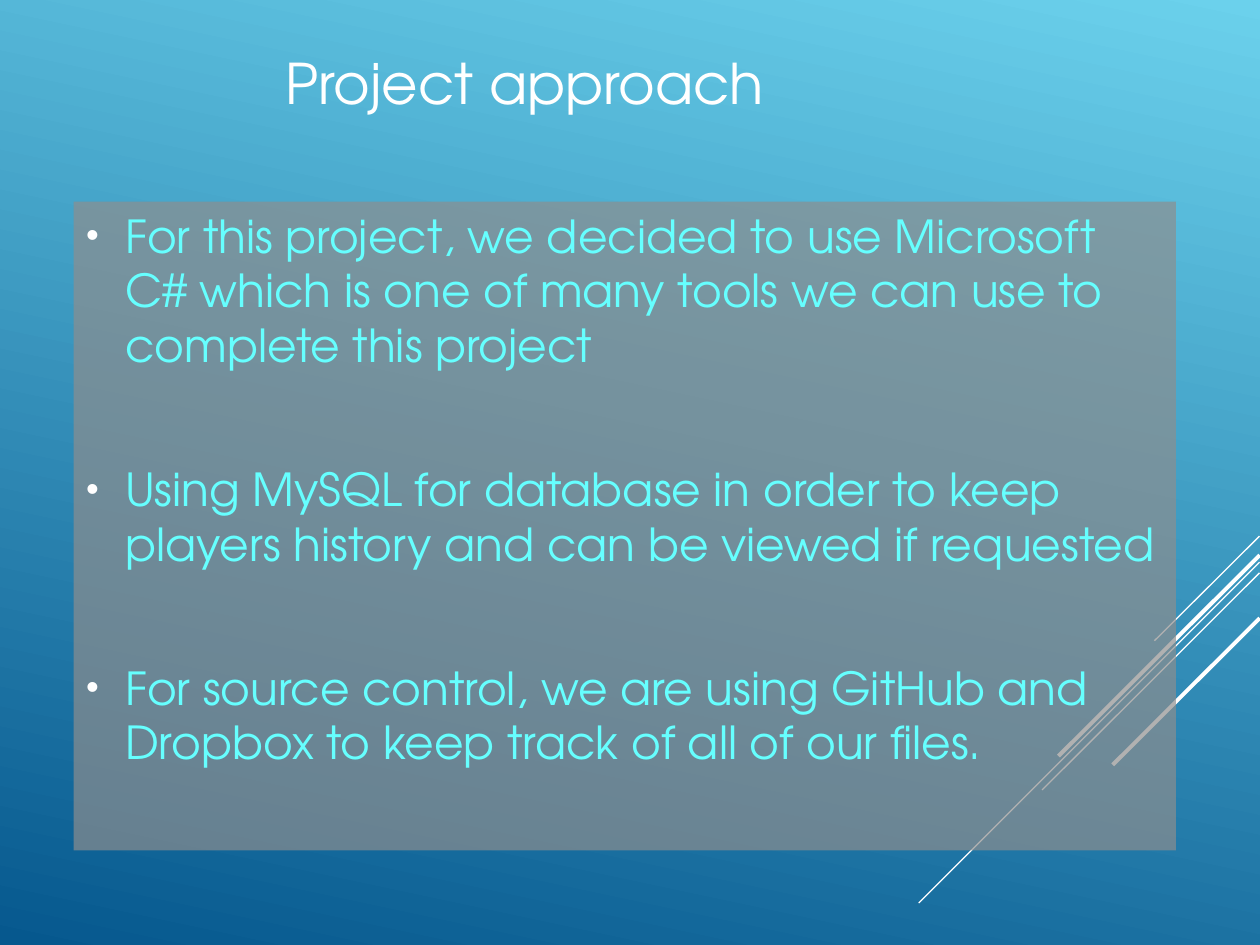
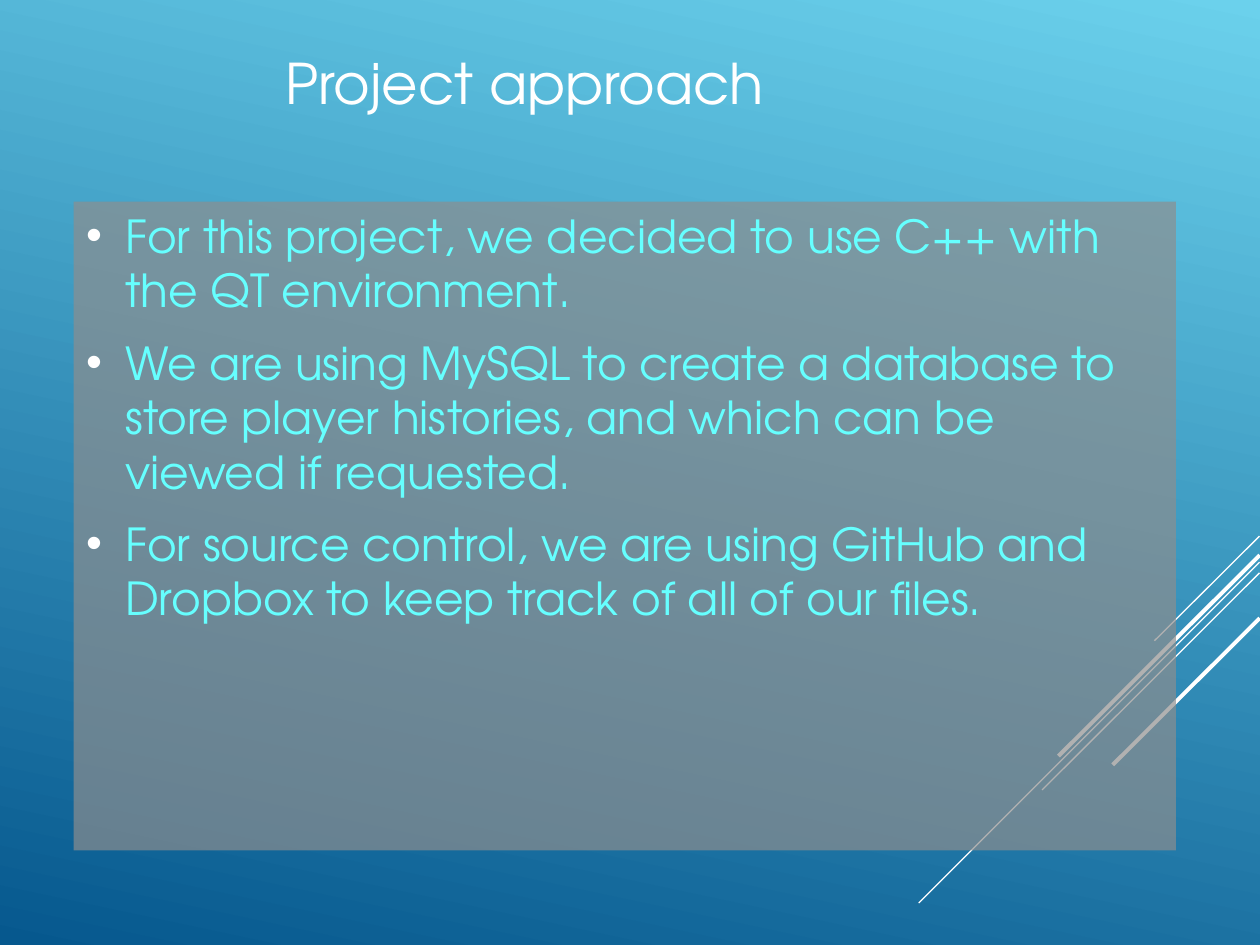
Before and after one commit to Amatarasu/A-Team, a slide deck: slide 5 of Power.Point.Presentation-bk.ppt. Drawn at 1260x945 pixels with LibreOffice and Linux fonts; fonts in the diff are those of the drawing. Boxes give left, top, right and bottom in pixels: in the first picture for what was removed or moved away, otherwise in the second. Text is boxed around its words. In the diff, an @@ line names an element or a change of style, - is before the commit and + after.

```diff
--- a/Power.Point.Presentation-bk.ppt
+++ b/Power.Point.Presentation-bk.ppt
@@ background gradient #06588E to #6BD1EC to gradient #6BD1EC to #06588E @@
@@ text in rectangle at (x1=125, y1=219, x2=1116, y2=498): text changed @@
-• For this project, we decided to use Microsoft C# which is one of many tools we can use to complete this project
-• Using MySQL for database in order to keep players history and can be viewed if requested
+• For this project, we decided to use C++ with the QT environment.
+• We are using MySQL to create a database to store player histories, and which can be viewed if requested.
```
Also in this commit, not shown: 27 other slides changed, 2 slides added, 2 slides removed.
